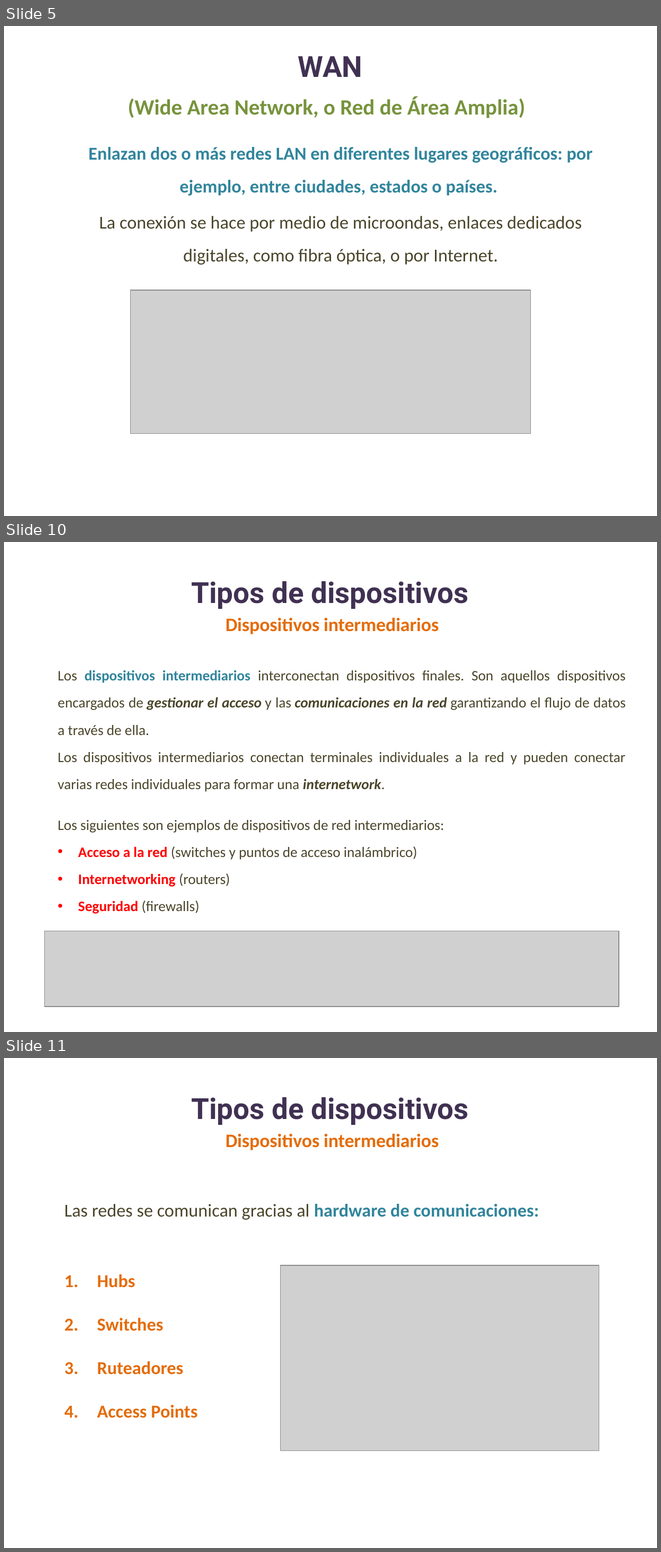
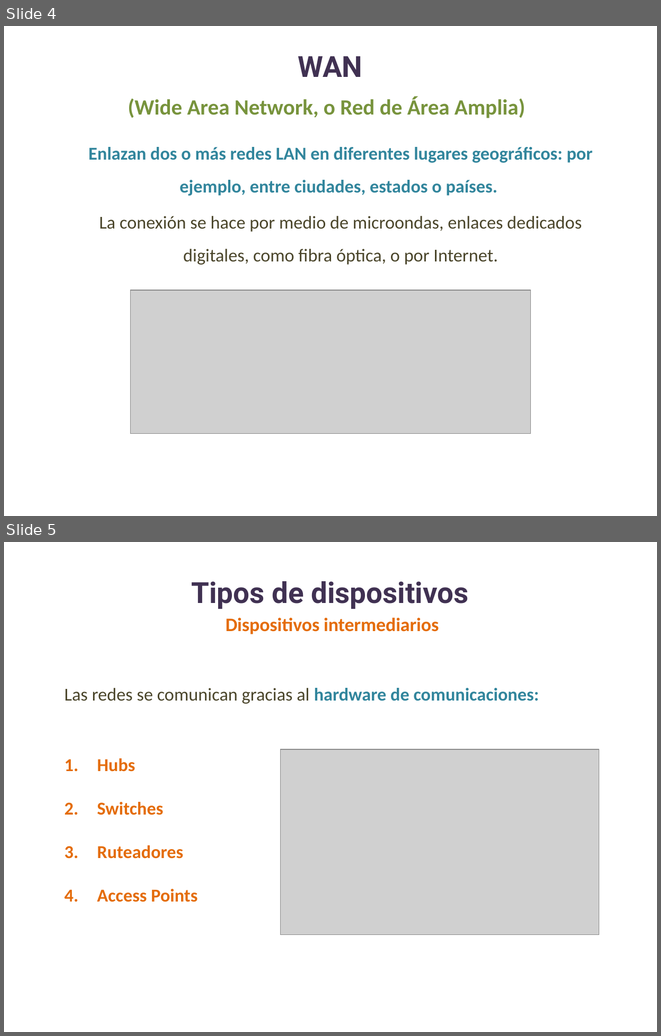
Before and after one commit to lizetheP/WAN, a slide deck: Calendario/Presentaciones/1_IntroduccionRedes.pptx. Shown one above the other, each under a label of ours: slides 5, 10 and 11 before the commit, slides 4 and 5 after it; the slides between them are not shown. The pictures are 661x1552 and 661x1036 pixels, drawn with LibreOffice and Linux fonts; fonts in the diff are those of the drawing; grey boxes stand for pictures. Boxes give left, top, right and bottom in pixels: in the first picture for what was removed or moved away, otherwise in the second. Text is boxed around its words. In the diff, an @@ line names an element or a change of style, - is before the commit and + after.

```diff
--- a/Calendario/Presentaciones/1_IntroduccionRedes.pptx
+++ b/Calendario/Presentaciones/1_IntroduccionRedes.pptx
@@ slide 10 removed at [4,542,657,1032], background #FFFFFF @@
@@ text removed at [191,581,468,609] @@
-Tipos de dispositivos
@@ text removed at [226,617,439,634] @@
-Dispositivos intermediarios
@@ text removed at [58,670,626,792] @@
-Los dispositivos intermediarios interconectan dispositivos finales. Son aquellos dispositivos encargados de gestionar el acceso y las comunicaciones en la red garantizando el flujo de datos a través de ella.
-Los dispositivos intermediarios conectan terminales individuales a la red y pueden conectar varias redes individuales para formar una internetwork.
@@ text removed at [58,820,444,914] @@
-Los siguientes son ejemplos de dispositivos de red intermediarios:
-• Acceso a la red (switches y puntos de acceso inalámbrico)
-• Internetworking (routers)
-• Seguridad (firewalls)
@@ picture removed at [44,930,618,1006] @@
@@ what was slide 5 is now slide 4 @@
@@ what was slide 11 is now slide 5 @@
```
Also in this commit, not shown: 6 other slides removed, 2 other files.
